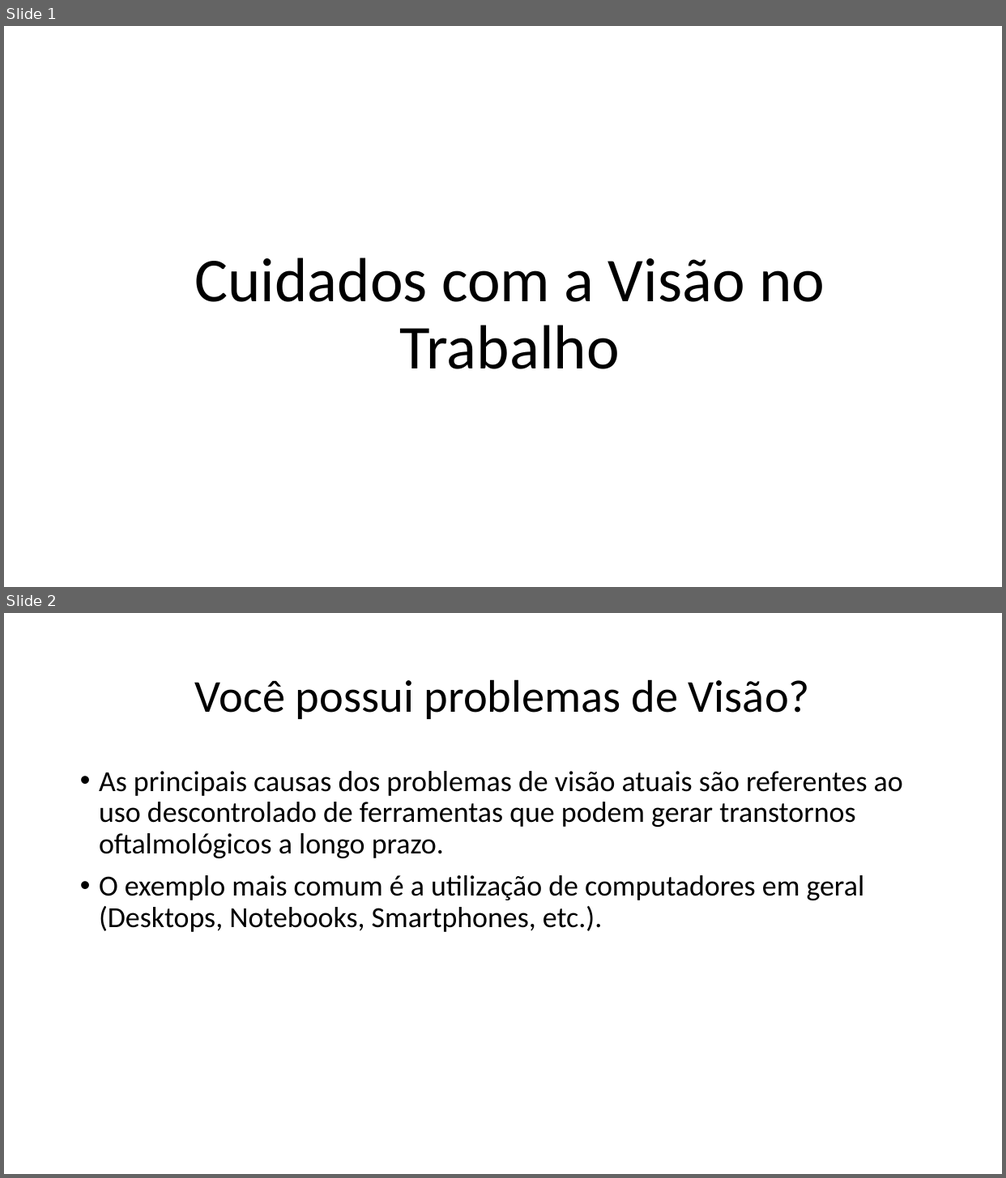
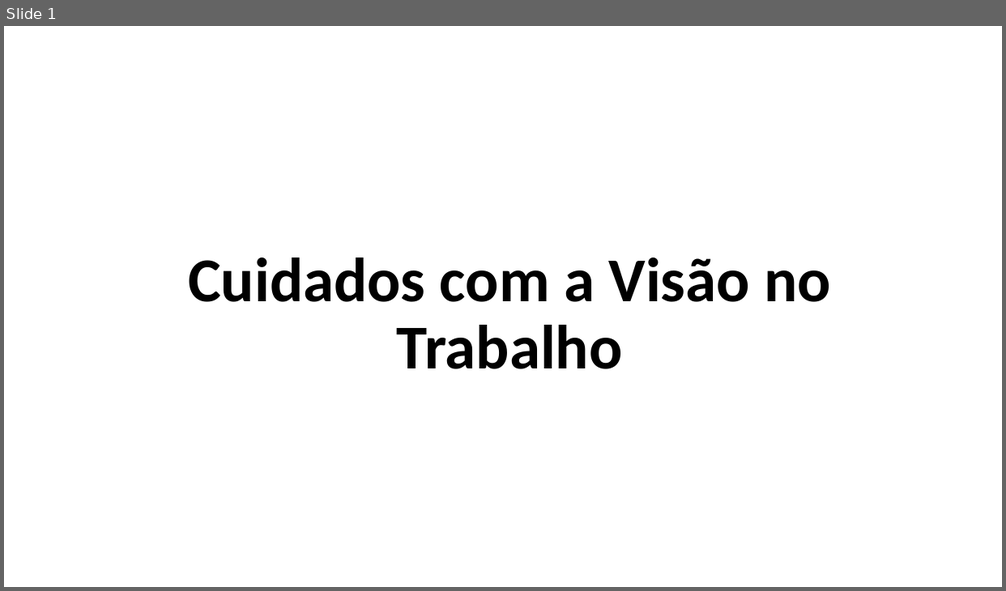
Before and after one commit to marilucindo/SemadecArquives, a slide deck: Docs.28.01/Cuidados com a Visão no Trabalho.pptx. Shown one above the other, each under a label of ours: slides 1 and 2 before the commit, slide 1 after it. The pictures are 1006x1178 and 1006x591 pixels, drawn with LibreOffice and Linux fonts; fonts in the diff are those of the drawing. Boxes give left, top, right and bottom in pixels: in the first picture for what was removed or moved away, otherwise in the second. Text is boxed around its words. In the diff, an @@ line names an element or a change of style, - is before the commit and + after.

```diff
--- a/Docs.28.01/Cuidados com a Visão no Trabalho.pptx
+++ b/Docs.28.01/Cuidados com a Visão no Trabalho.pptx
@@ slide 2 removed at (4,613,1002,1174), background #FFFFFF @@
@@ title removed at (195,679,810,719) @@
-Você possui problemas de Visão?
@@ text removed at (99,771,903,932) @@
-• As principais causas dos problemas de visão atuais são referentes ao uso descontrolado de ferramentas que podem gerar transtornos oftalmológicos a longo prazo.
-• O exemplo mais comum é a utilização de computadores em geral (Desktops, Notebooks, Smartphones, etc.).
@@ slide 1 changed as well @@
@@ title "Cuidados com a Visão no ..." at (188,258,831,369): bold on @@
```
Also in this commit, not shown: 2 other slides changed, 4 slides added, 2 other files.
